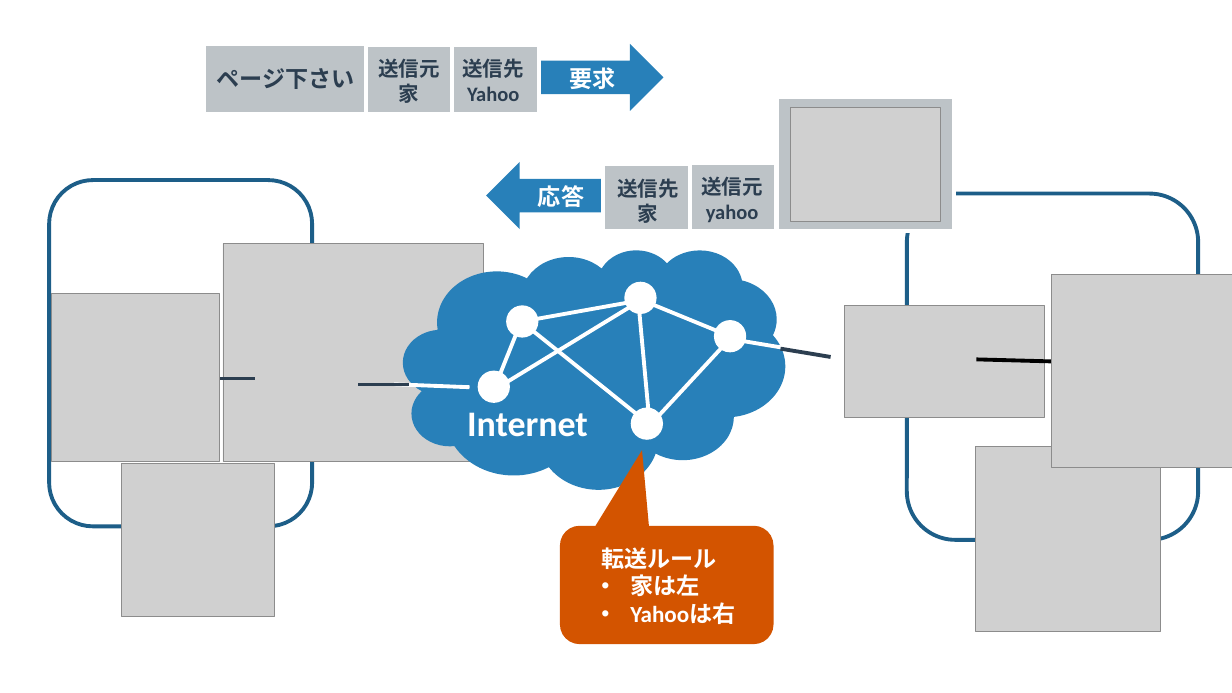
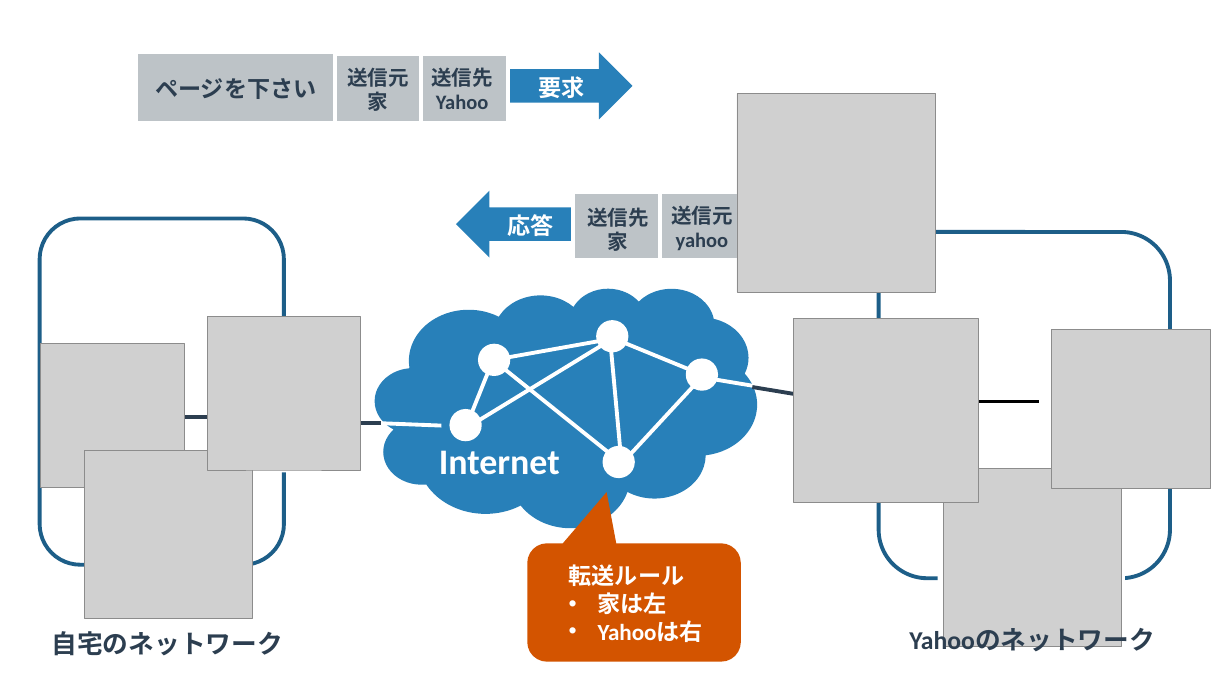
Before and after one commit to yuichi110/www.yuichi.com-network, a slide deck: slide 3 of slides/0005.pptx. Drawn at 1232x693 pixels with LibreOffice and Linux fonts; fonts in the diff are those of the drawing; grey boxes stand for pictures. Boxes give left, top, right and bottom in pixels: in the first picture for what was removed or moved away, otherwise in the second. Text is boxed around its words. In the diff, an @@ line names an element or a change of style, - is before the commit and + after.

```diff
--- a/slides/0005.pptx
+++ b/slides/0005.pptx
@@ rectangle: place and size @@
-rectangle at box(204, 43, 366, 114)
+rectangle at box(136, 53, 335, 123)
@@ 3 texts, 2 rectangles, 1 right arrow: place and size @@
-3 texts, 2 rectangles, 1 right arrow at box(365, 43, 664, 115)
+3 texts, 2 rectangles, 1 right arrow at box(334, 53, 633, 123)
@@ text at box(155, 78, 316, 99): text changed @@
-ページ下さい
+ページを下さい
@@ picture added at box(738, 93, 936, 292) @@
@@ rectangle removed at box(777, 97, 955, 231) @@
@@ picture removed at box(790, 107, 941, 221) @@
@@ 3 texts, 2 rectangles, 1 right arrow: place and size @@
-3 texts, 2 rectangles, 1 right arrow at box(486, 162, 776, 232)
+3 texts, 2 rectangles, 1 right arrow at box(457, 190, 746, 261)
@@ rounded rectangle: place and size @@
-rounded rectangle at box(49, 180, 312, 527)
+rounded rectangle at box(40, 218, 284, 565)
@@ picture removed at box(223, 244, 483, 462) @@
@@ picture added at box(207, 317, 360, 470) @@
@@ picture added at box(794, 318, 978, 502) @@
@@ picture removed at box(845, 305, 1044, 417) @@
@@ picture: place and size @@
-picture at box(1052, 274, 1232, 468)
+picture at box(1052, 329, 1211, 488)
@@ picture: place and size @@
-picture at box(51, 294, 219, 462)
+picture at box(41, 344, 185, 488)
@@ rectangle added at box(267, 352, 291, 472), fill #FFFFFF @@
@@ 9 lines, 5 ellipses, 1 text, 1 rounded rectangle, 1 cloud: place and size @@
-9 lines, 5 ellipses, 1 text, 1 rounded rectangle, 1 cloud at box(359, 193, 1198, 540)
+9 lines, 5 ellipses, 1 text, 1 rounded rectangle, 1 cloud at box(330, 232, 1170, 579)
@@ 3 lines: place and size @@
-3 lines at box(204, 300, 730, 424)
+3 lines at box(177, 339, 702, 462)
@@ line moved from (977, 360) - (1117, 363) to (970, 402) - (1040, 402) @@
@@ picture: place and size @@
-picture at box(122, 464, 274, 616)
+picture at box(85, 451, 252, 618)
@@ picture: place and size @@
-picture at box(976, 446, 1161, 631)
+picture at box(944, 469, 1122, 647)
@@ rounded speech box: place and size @@
-rounded speech box at box(560, 526, 774, 644)
+rounded speech box at box(528, 543, 741, 662)
@@ rounded speech box at box(528, 543, 741, 662): proportions changed @@
@@ text "転送ルール": place and size @@
-text "転送ルール" at box(601, 547, 735, 624)
+text "転送ルール" at box(569, 564, 703, 642)
@@ rectangle added at box(938, 555, 1126, 626), fill #FFFFFF @@
@@ text added at box(909, 628, 1155, 655), 20 pt, text #2C3E50, bold @@
+Yahooのネットワーク
@@ text added at box(52, 631, 283, 656), 20 pt, text #2C3E50, bold @@
+自宅のネットワーク
```
Also in this commit, not shown: 7 other slides changed, 27 other files.
